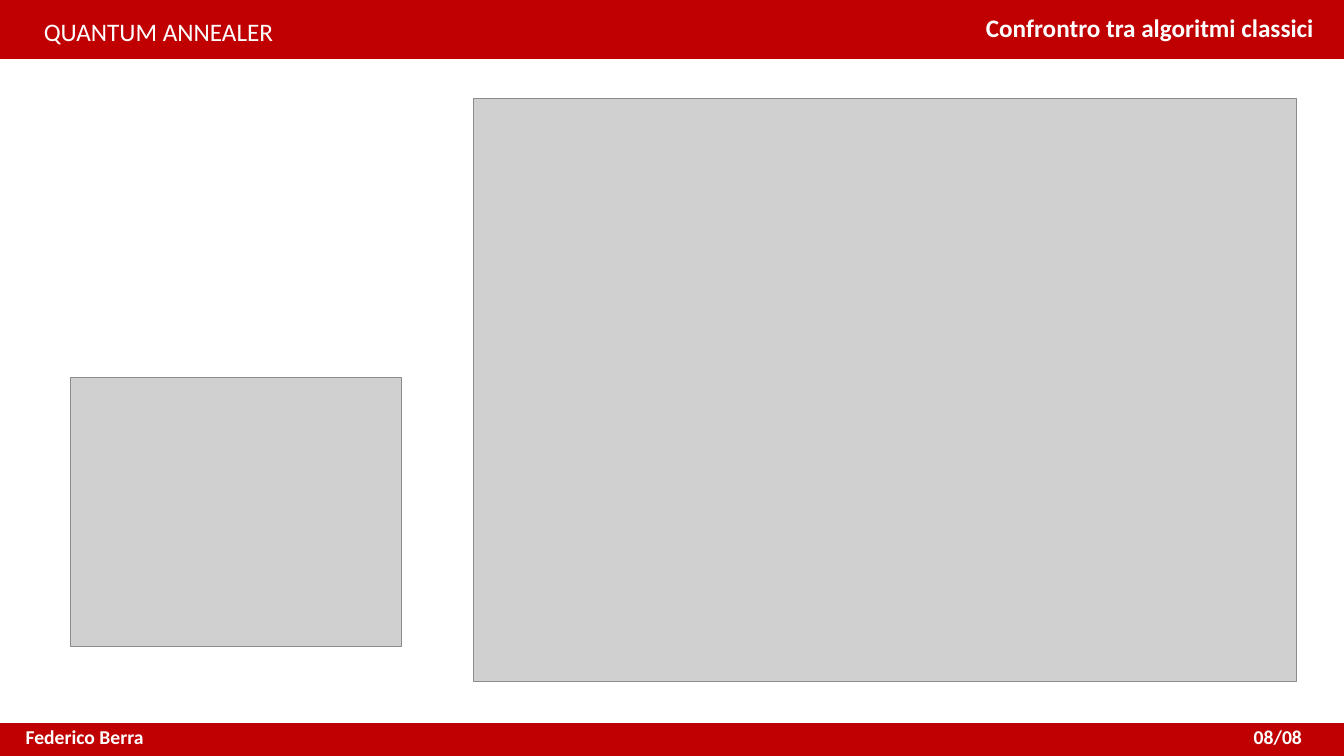
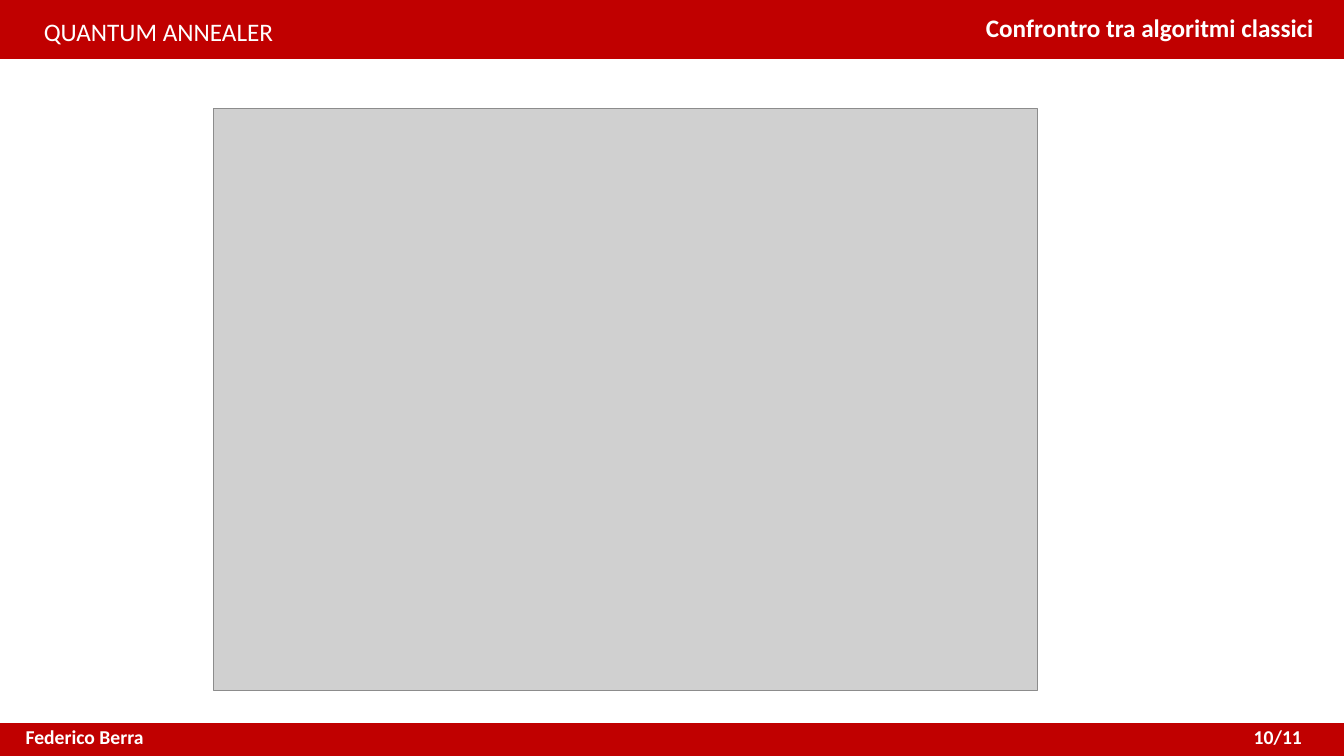
Before and after one commit to XaBerr/tesi-triennale, a slide deck: slide 11 of presentazione/presentazione.pptx (slide 9 before the commit). Drawn at 1344x756 pixels with LibreOffice and Linux fonts; fonts in the diff are those of the drawing; grey boxes stand for pictures. Boxes give left, top, right and bottom in pixels: in the first picture for what was removed or moved away, otherwise in the second. Text is boxed around its words. In the diff, an @@ line names an element or a change of style, - is before the commit and + after.

```diff
--- a/presentazione/presentazione.pptx
+++ b/presentazione/presentazione.pptx
@@ picture: place and size @@
-picture at [473,99,1297,682]
+picture at [214,108,1037,691]
@@ picture removed at [71,378,402,647] @@
@@ text at [1254,730,1302,745]: text changed @@
-08/08
+10/11
```
Also in this commit, not shown: 8 other slides changed, 3 slides added, 4 other files.
